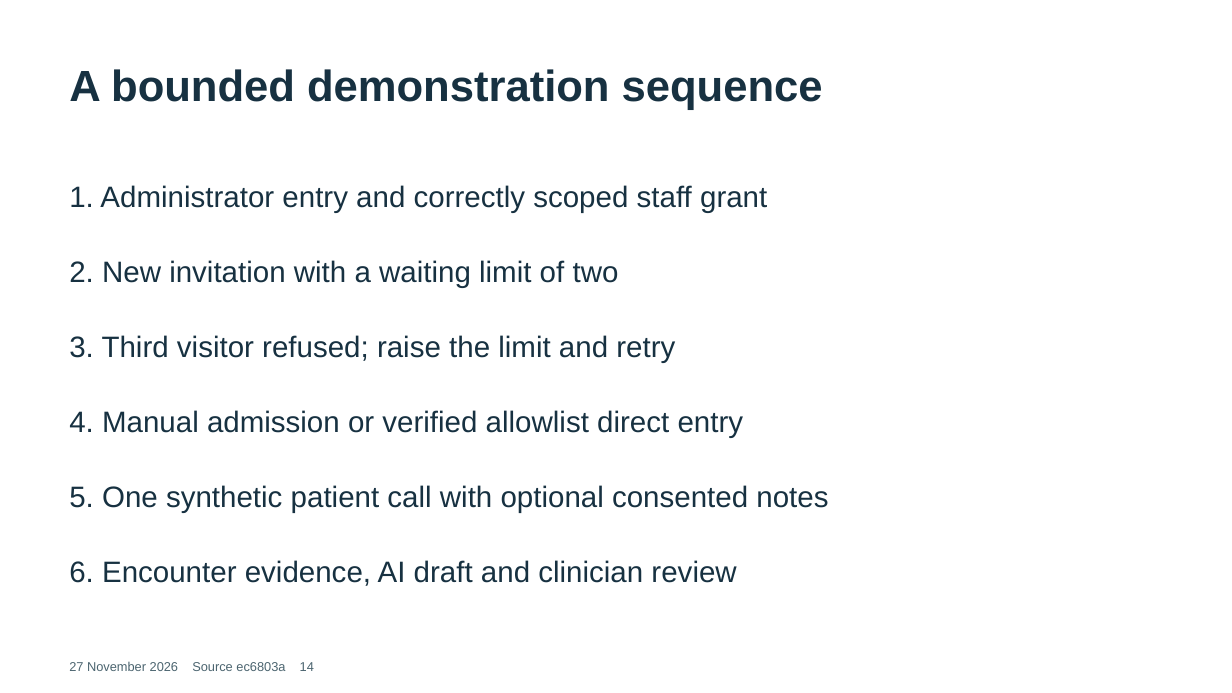
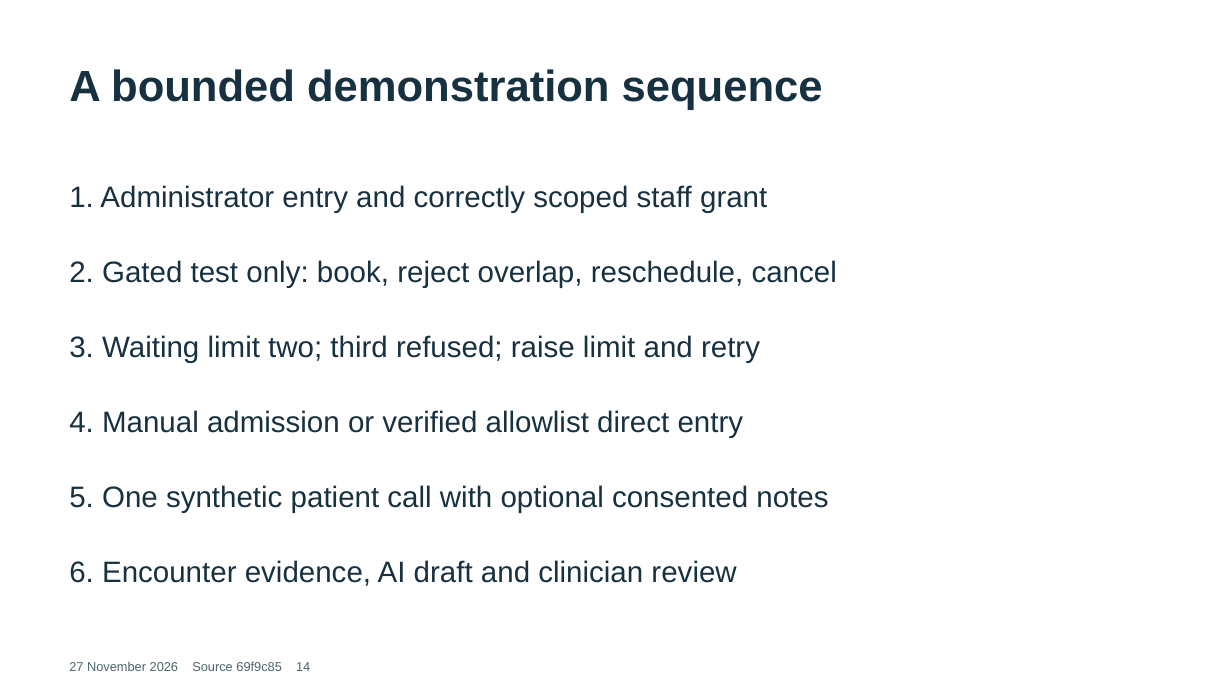
Before and after one commit to Garrette27/Livekit, a slide deck: slide 14 of docs/thesis-defense/TeleConsole-Waiting-Queue-and-Title-Defense.pptx. Drawn at 1232x693 pixels with LibreOffice and Linux fonts; fonts in the diff are those of the drawing. Boxes give left, top, right and bottom in pixels: in the first picture for what was removed or moved away, otherwise in the second. Text is boxed around its words. In the diff, an @@ line names an element or a change of style, - is before the commit and + after.

Commit message:
docs: align 259-page manuscript, ranked panel answers and demo slides with gated appointments

```diff
--- a/docs/thesis-defense/TeleConsole-Waiting-Queue-and-Title-Defense.pptx
+++ b/docs/thesis-defense/TeleConsole-Waiting-Queue-and-Title-Defense.pptx
@@ text at <box>69,260,837,288</box>: text changed @@
-2. New invitation with a waiting limit of two
+2. Gated test only: book, reject overlap, reschedule, cancel
@@ text at <box>69,335,760,363</box>: text changed @@
-3. Third visitor refused; raise the limit and retry
+3. Waiting limit two; third refused; raise limit and retry
@@ text at <box>69,661,310,671</box>: text changed @@
-27 November 2026 Source ec6803a 14
+27 November 2026 Source 69f9c85 14
```
Also in this commit, not shown: 13 other slides changed, 34 other files.
